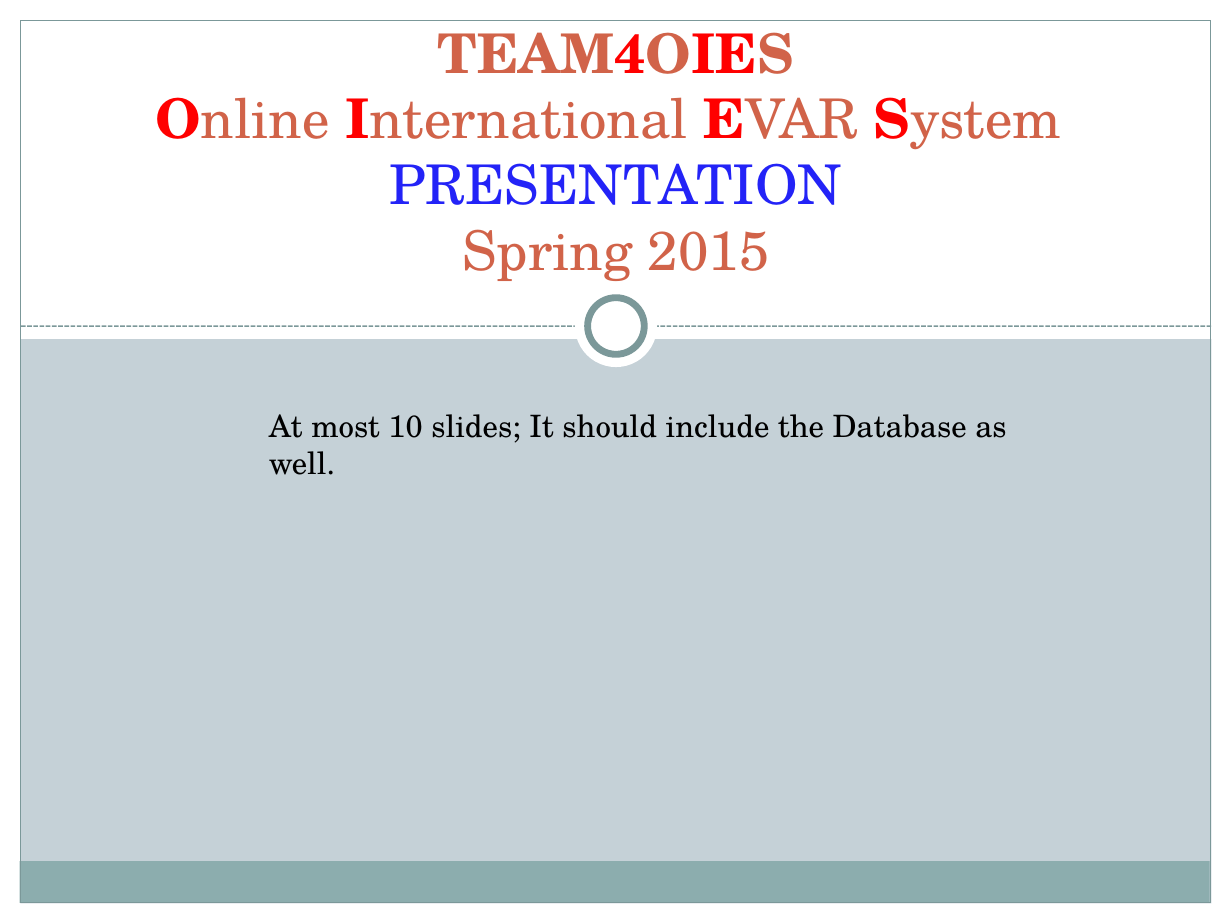
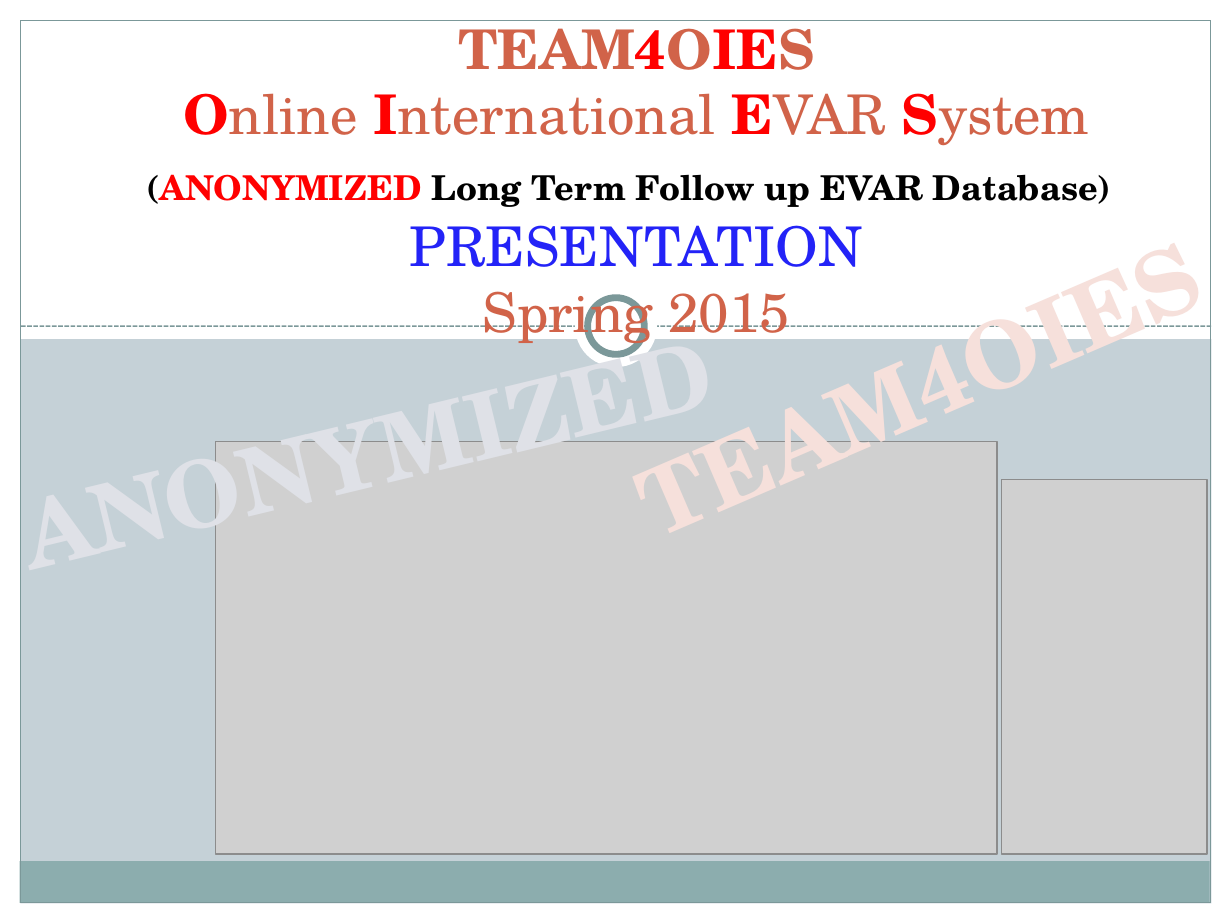
Before and after one commit to jriver27/COSC_4351, a slide deck: slide 1 of COSC4351/TEAM PROJECT DELIVERABLES/TEAMOIES.pptx. Drawn at 1232x924 pixels with LibreOffice and Linux fonts; fonts in the diff are those of the drawing; grey boxes stand for pictures. Boxes give left, top, right and bottom in pixels: in the first picture for what was removed or moved away, otherwise in the second. Text is boxed around its words. In the diff, an @@ line names an element or a change of style, - is before the commit and + after.

```diff
--- a/COSC4351/TEAM PROJECT DELIVERABLES/TEAMOIES.pptx
+++ b/COSC4351/TEAM PROJECT DELIVERABLES/TEAMOIES.pptx
@@ title at (146,20,1111,348): text changed; bold on @@
-TEAM4OIES
-Online International EVAR System
-PRESENTATION
-Spring 2015
+TEAM4OIES
+Online International EVAR System
+(ANONYMIZED Long Term Follow up EVAR Database)
+PRESENTATION
+Spring 2015
@@ text added at (604,205,1231,570), 54 pt, text pattern #D16349 on #F6E0DB, bold @@
+TEAM4OIES
@@ text added at (0,303,742,600), 54 pt, text pattern #646B86 on #DFE1E7, bold @@
+ANONYMIZED
@@ text removed at (269,414,1006,443) @@
-At most 10 slides; It should include the Database as well.
@@ picture added at (216,441,997,854) @@
@@ picture added at (1002,479,1207,854) @@
```
Also in this commit, not shown: 1 other slide changed, 11 slides added, 2 slides removed, 52 other files.
